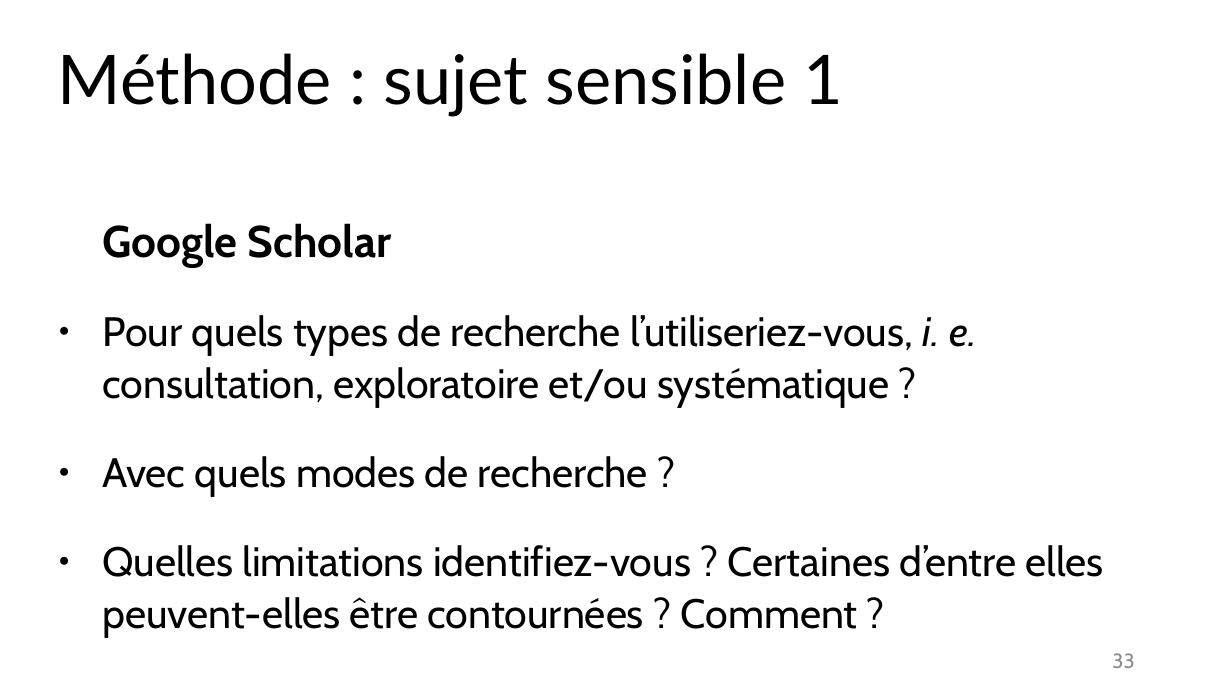
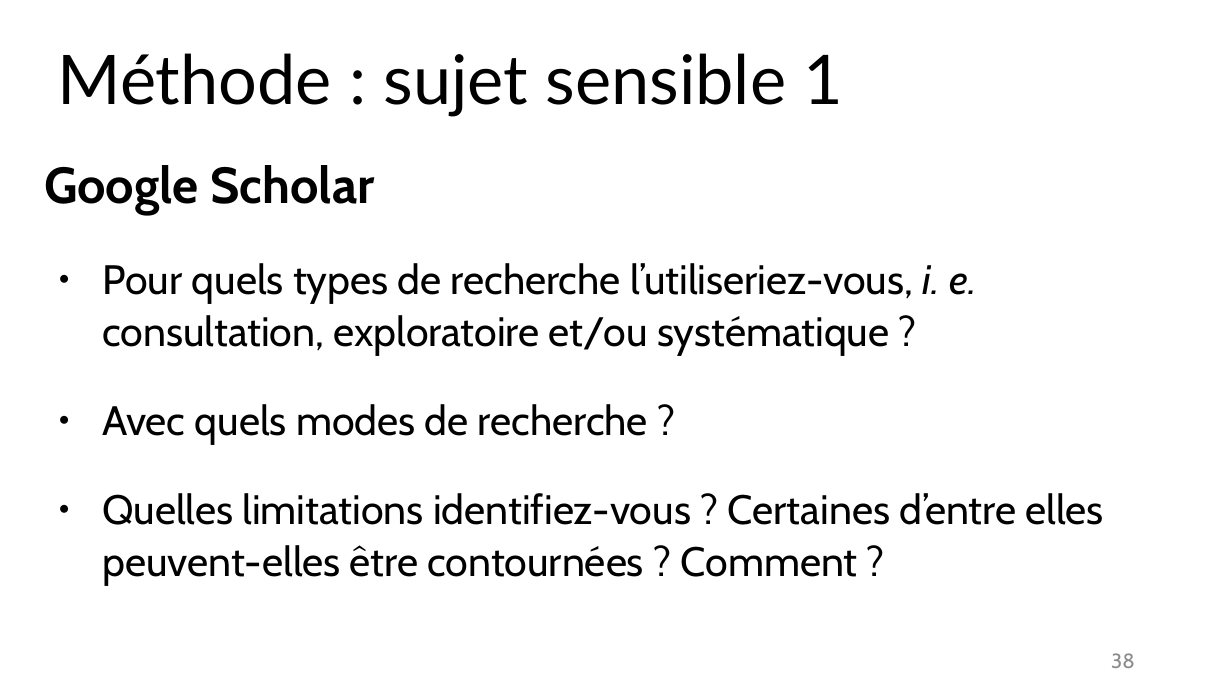
Before and after one commit to fflamerie/intro_revlit, a slide deck: slide 38 of docs/Intro_RevLit.odp (slide 33 before the commit). Drawn at 1232x693 pixels with LibreOffice and Linux fonts; fonts in the diff are those of the drawing. Boxes give left, top, right and bottom in pixels: in the first picture for what was removed or moved away, otherwise in the second. Text is boxed around its words. In the diff, an @@ line names an element or a change of style, - is before the commit and + after.

```diff
--- a/docs/Intro_RevLit.odp
+++ b/docs/Intro_RevLit.odp
@@ text "Google Scholar": place and size @@
-text "Google Scholar" at (102, 223, 1104, 638)
+text "Google Scholar" at (44, 165, 1104, 585)
@@ text at (44, 165, 374, 214): size 25.9 to 29.6 pt in "Google Scholar"; indent changed @@
@@ page number at (1111, 653, 1135, 668): text changed @@
-33
+38
```
Also in this commit, not shown: 18 other slides changed, 8 slides added, 4 other files.
